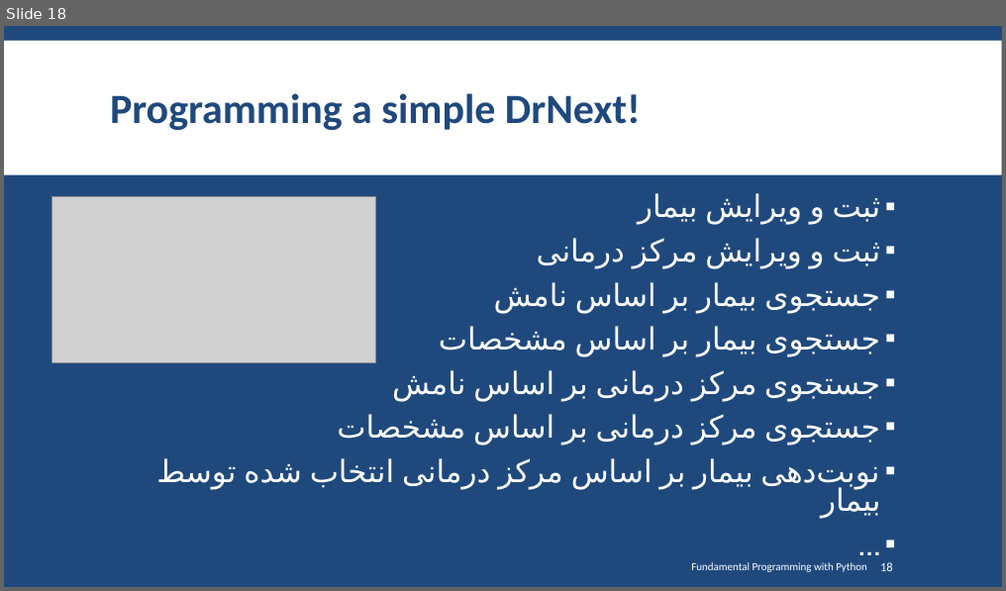
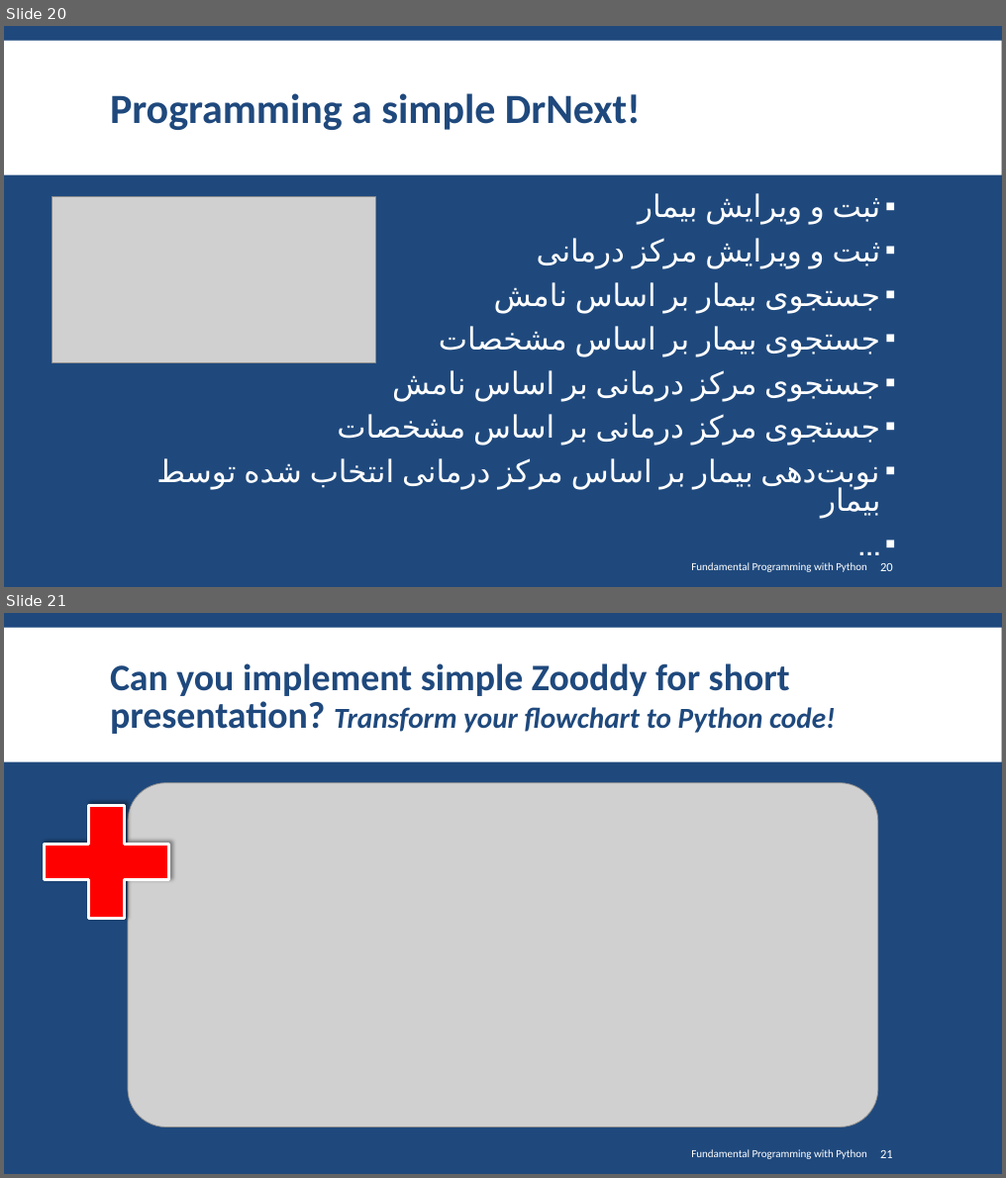
Before and after one commit to SharifPythonSpace/Course1401, a slide deck: Slide/09- The Most Important Data Structures in Python.pptx. Shown one above the other, each under a label of ours: slide 18 before the commit, slides 20 and 21 after it. The pictures are 1006x591 and 1006x1178 pixels, drawn with LibreOffice and Linux fonts; fonts in the diff are those of the drawing; grey boxes stand for pictures; background and template pictures are left out. Boxes give left, top, right and bottom in pixels: in the first picture for what was removed or moved away, otherwise in the second. Text is boxed around its words. In the diff, an @@ line names an element or a change of style, - is before the commit and + after.

```diff
--- a/Slide/09- The Most Important Data Structures in Python.pptx
+++ b/Slide/09- The Most Important Data Structures in Python.pptx
@@ slide 21 added at [4, 613, 1002, 1174], background #1F497D; not listed: 1 template element that a slide beside it also shows @@
@@ title added at [110, 663, 835, 734], 36 pt, text #1F497D, bold @@
+Can you implement simple Zooddy for short presentation? Transform your flowchart to Python code!
@@ plus sign added at [21, 785, 192, 940], fill #FF0000, outline #FFFFFF 3 pt @@
@@ picture added at [128, 783, 878, 1128] @@
@@ text added at [691, 1150, 867, 1159], 10.5 pt, text #FFFFFF @@
+Fundamental Programming with Python
@@ page number added at [880, 1151, 893, 1158], 12 pt, text #FFFFFF @@
+21
@@ what was slide 18 is now slide 20 @@
@@ page number at [880, 564, 893, 571]: text changed @@
-18
+20
```
Also in this commit, not shown: 2 other slides added, 1 other file.
